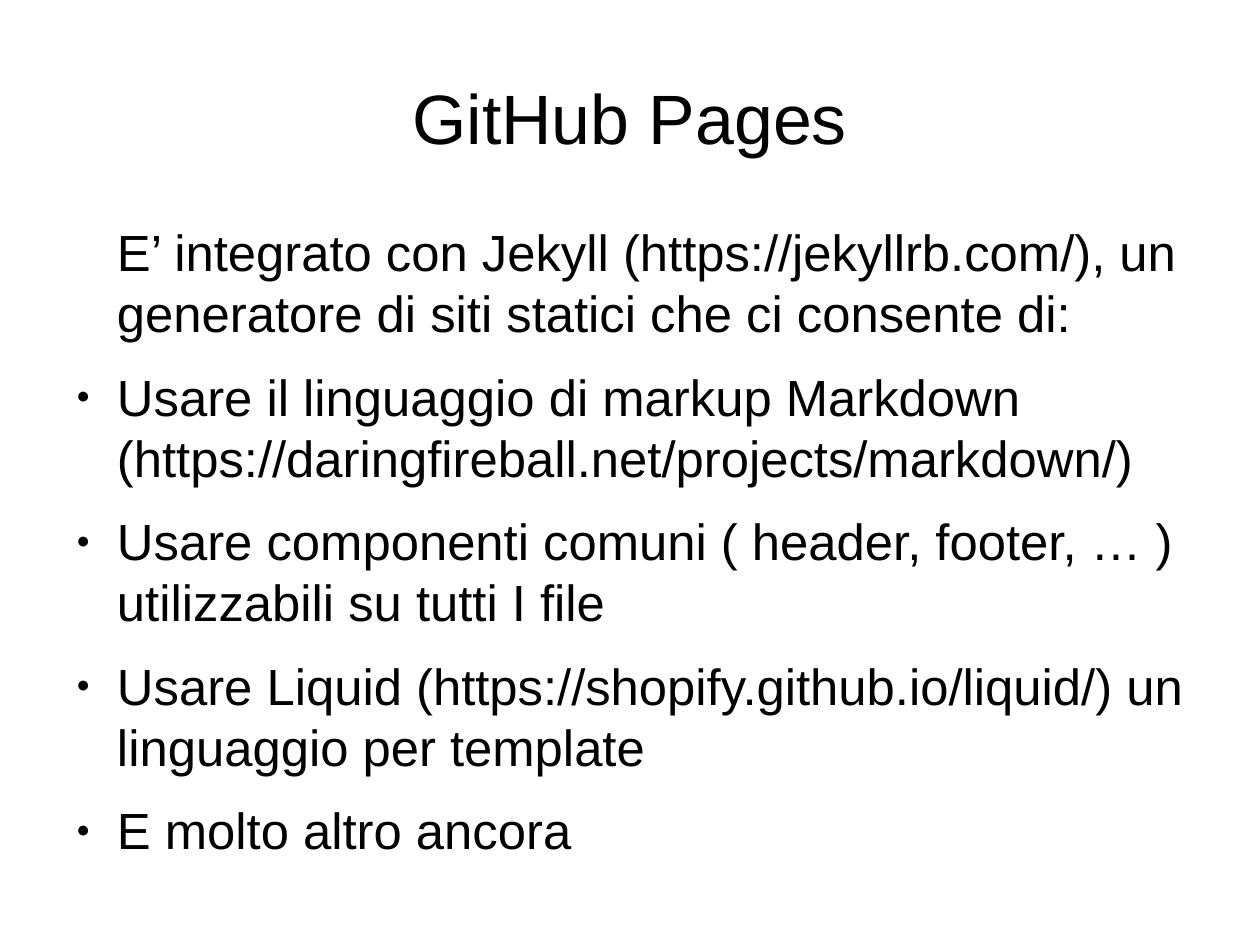
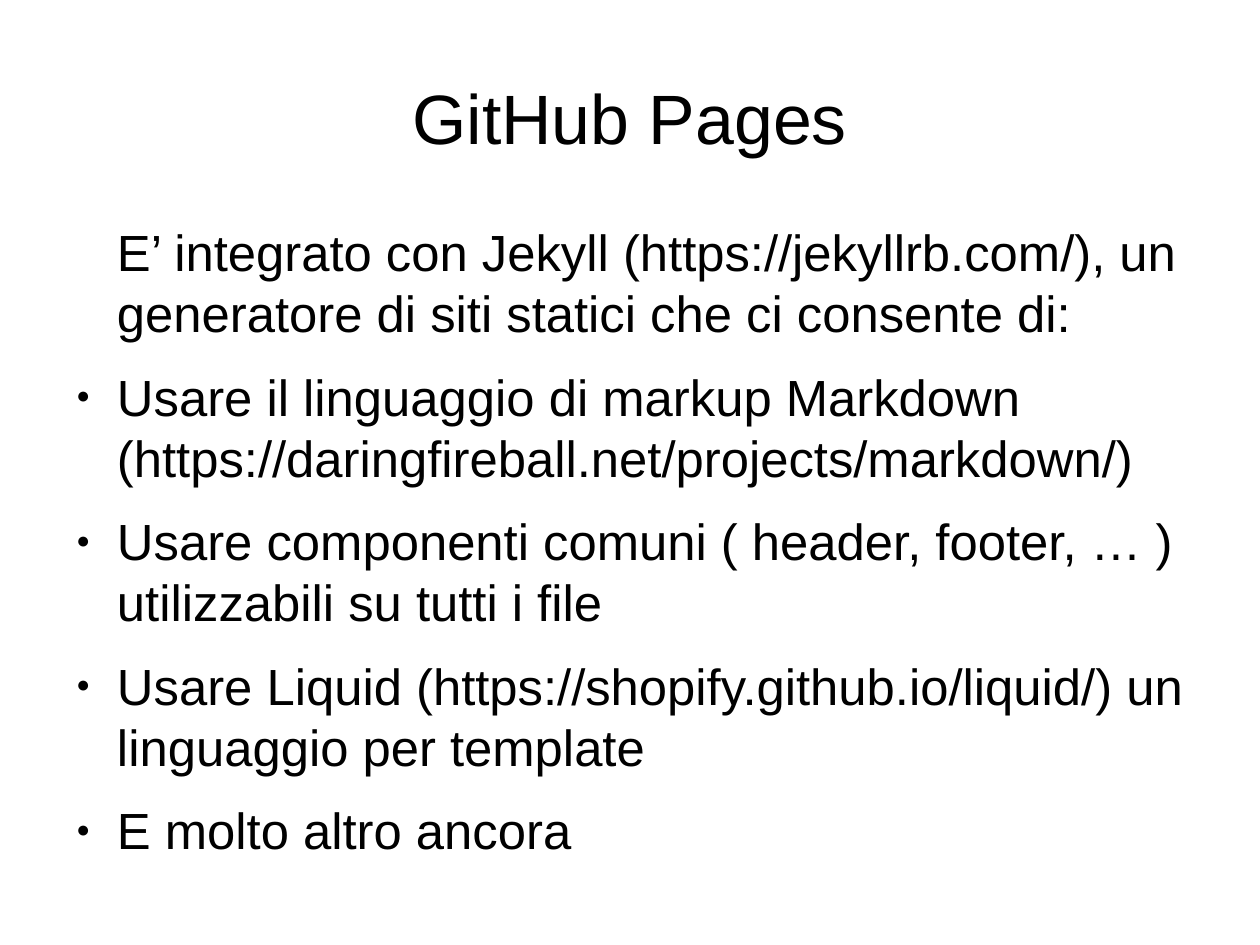
Before and after one commit to lucamariani/corso_diapositive, a slide deck: slide 4 of github.odp. Drawn at 1260x945 pixels with LibreOffice and Linux fonts; fonts in the diff are those of the drawing. Boxes give left, top, right and bottom in pixels: in the first picture for what was removed or moved away, otherwise in the second. Text is boxed around its words. In the diff, an @@ line names an element or a change of style, - is before the commit and + after.

```diff
--- a/github.odp
+++ b/github.odp
@@ text at bbox=[117, 523, 1076, 622]: text changed @@
-● Usare componenti comuni ( header, footer, … ) utilizzabili su tutti I file
+● Usare componenti comuni ( header, footer, … ) utilizzabili su tutti i file
```
Also in this commit, not shown: 4 other slides changed, 1 other file.
